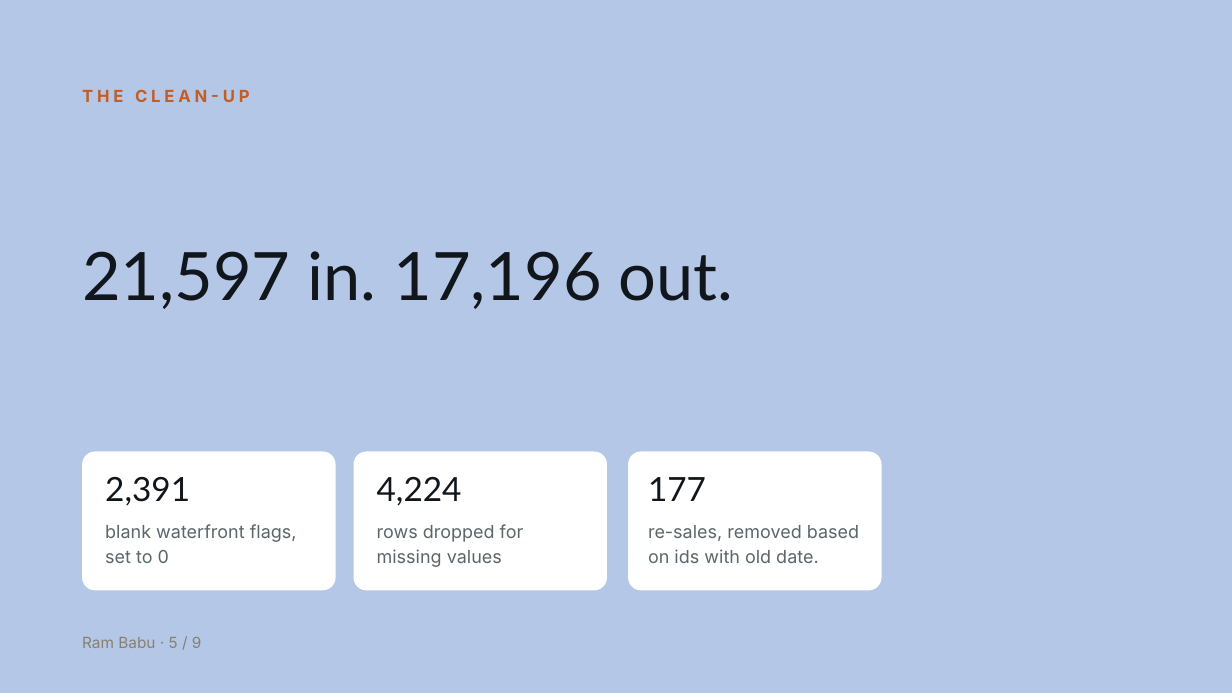
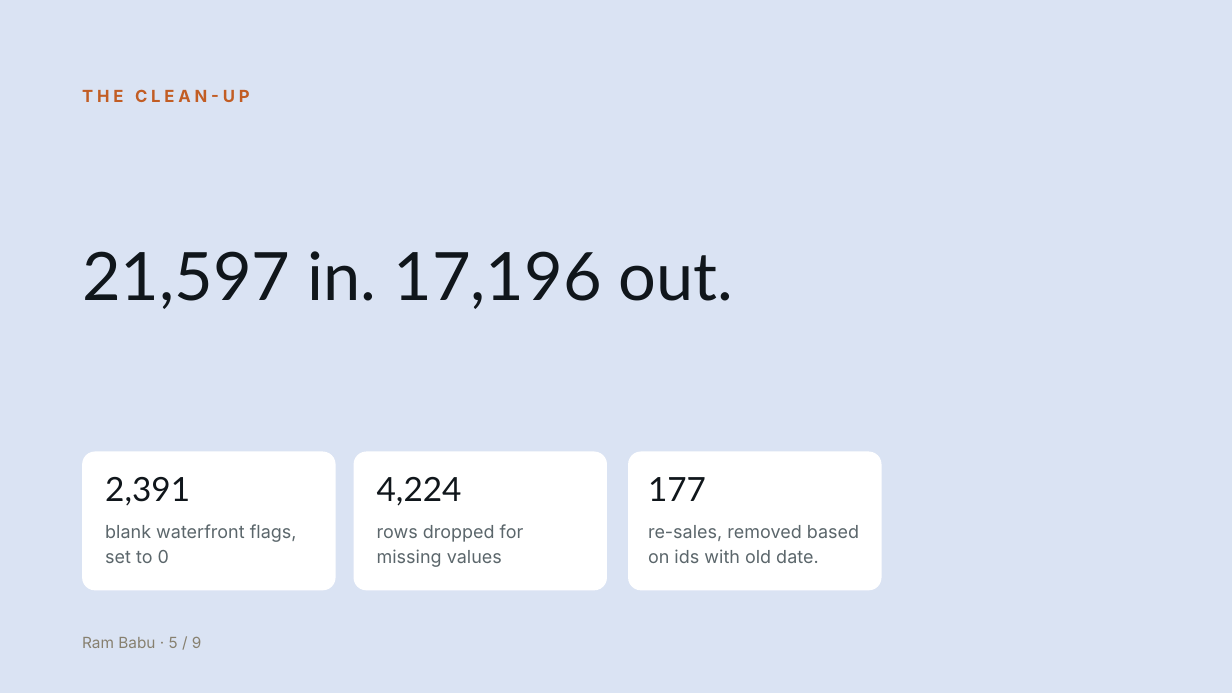
Before and after one commit to rambabugupta/ds-eda-project, a slide deck: slide 6 of data/High-End_Acquisition_Strategy___Jennifer_Montgomery.pptx. Drawn at 1232x693 pixels with LibreOffice and Linux fonts; fonts in the diff are those of the drawing. Boxes give left, top, right and bottom in pixels: in the first picture for what was removed or moved away, otherwise in the second. Text is boxed around its words. In the diff, an @@ line names an element or a change of style, - is before the commit and + after.

```diff
--- a/data/High-End_Acquisition_Strategy___Jennifer_Montgomery.pptx
+++ b/data/High-End_Acquisition_Strategy___Jennifer_Montgomery.pptx
@@ background #B4C7E7 to #DAE3F3 @@
```
Also in this commit, not shown: 11 other slides changed.
